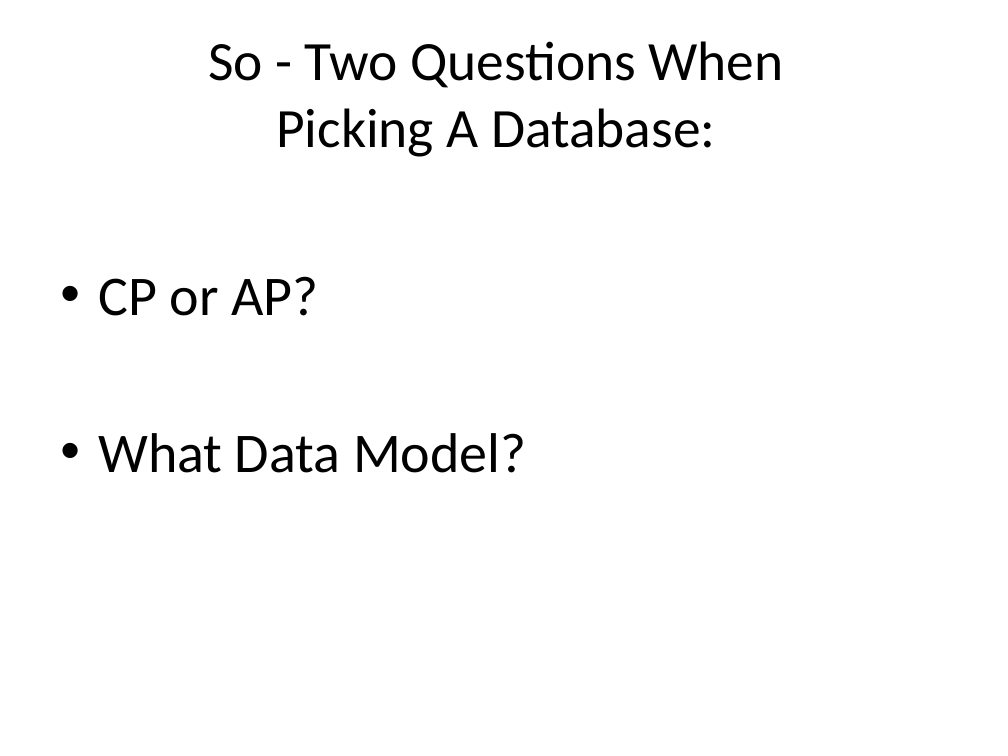
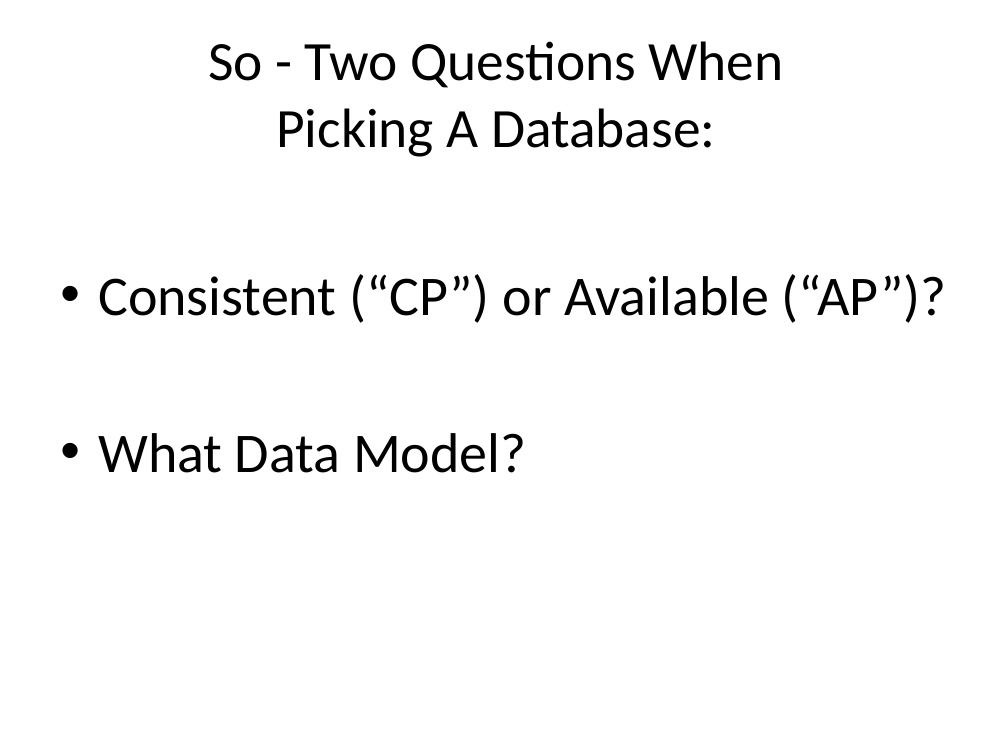
Before and after one commit to alexdgarland/database-demos, a slide deck: slide 29 of Slides/Not Only SQL - Picking A Database for DotNET.pptx. Drawn at 1008x756 pixels with LibreOffice and Linux fonts; fonts in the diff are those of the drawing. Boxes give left, top, right and bottom in pixels: in the first picture for what was removed or moved away, otherwise in the second. Text is boxed around its words. In the diff, an @@ line names an element or a change of style, - is before the commit and + after.

```diff
--- a/Slides/Not Only SQL - Picking A Database for DotNET.pptx
+++ b/Slides/Not Only SQL - Picking A Database for DotNET.pptx
@@ text at <box>98,274,947,323</box>: text changed @@
-• CP or AP?
+• Consistent (“CP”) or Available (“AP”)?
```
Also in this commit, not shown: 14 other slides changed, 1 slide added.
